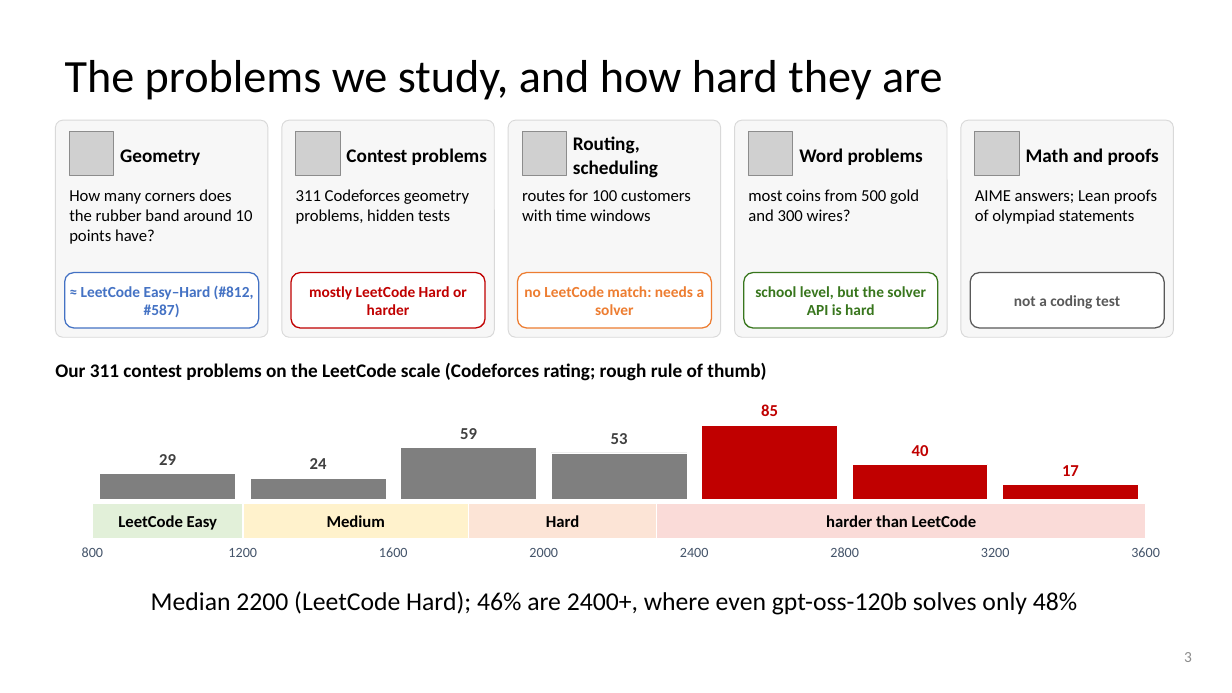
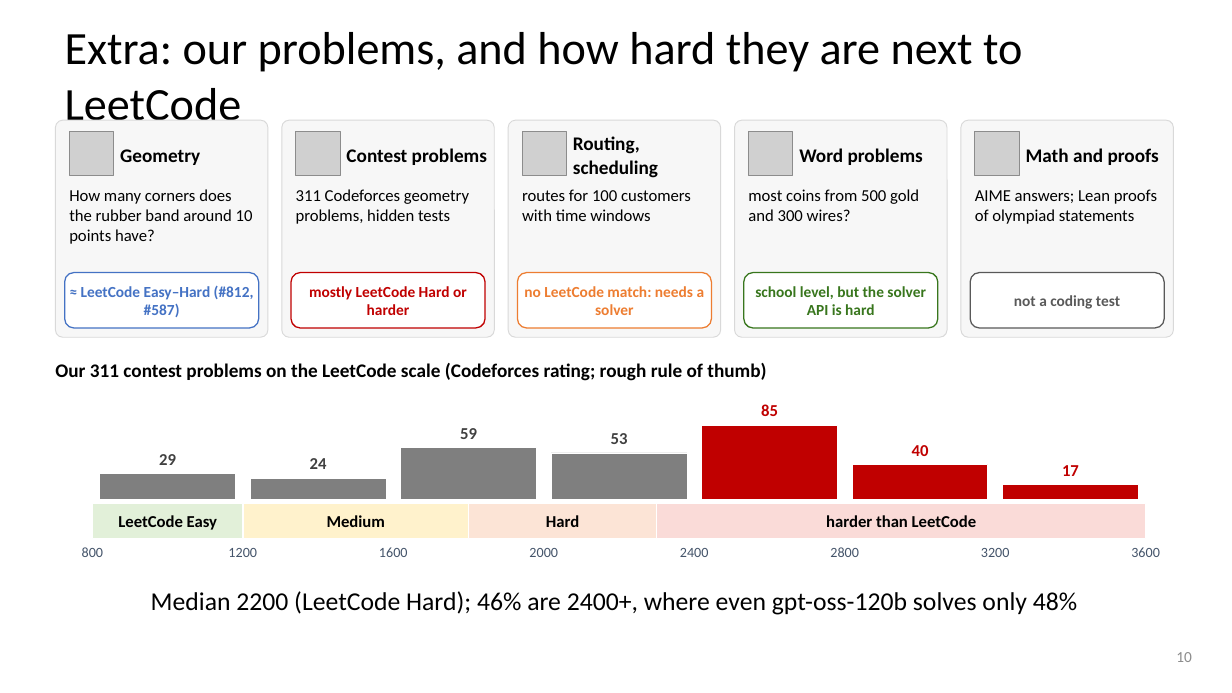
Before and after one commit to dlwns147/CSED490E_Project_Team5, a slide deck: slide 10 of PROPOSAL_slides.pptx (slide 3 before the commit). Drawn at 1232x693 pixels with LibreOffice and Linux fonts; fonts in the diff are those of the drawing; grey boxes stand for pictures. Boxes give left, top, right and bottom in pixels: in the first picture for what was removed or moved away, otherwise in the second. Text is boxed around its words. In the diff, an @@ line names an element or a change of style, - is before the commit and + after.

```diff
--- a/PROPOSAL_slides.pptx
+++ b/PROPOSAL_slides.pptx
@@ title at box(65, 32, 1022, 120): text changed @@
-The problems we study, and how hard they are
+Extra: our problems, and how hard they are next to LeetCode
@@ page number at box(1176, 652, 1192, 662): text changed @@
-3
+10
```
Also in this commit, not shown: 6 other slides changed, 6 slides added, 3 slides removed, 4 other files.
